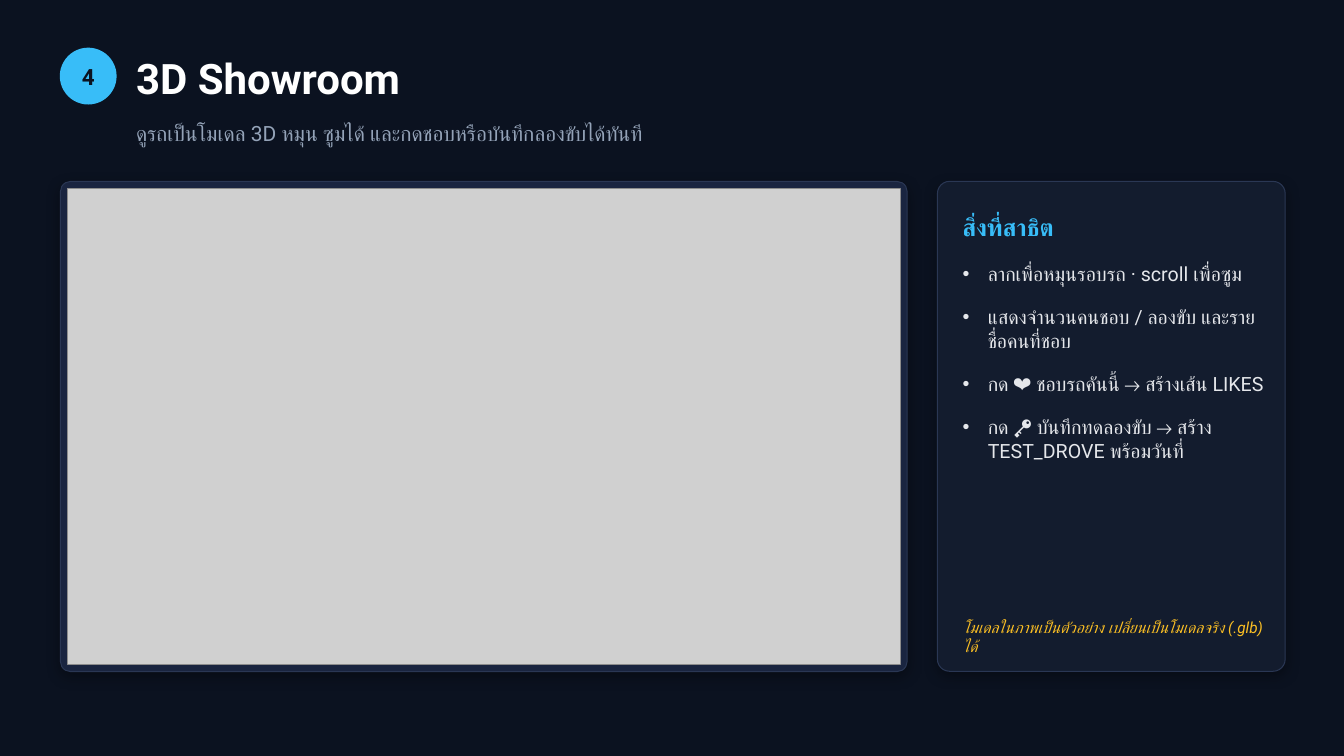
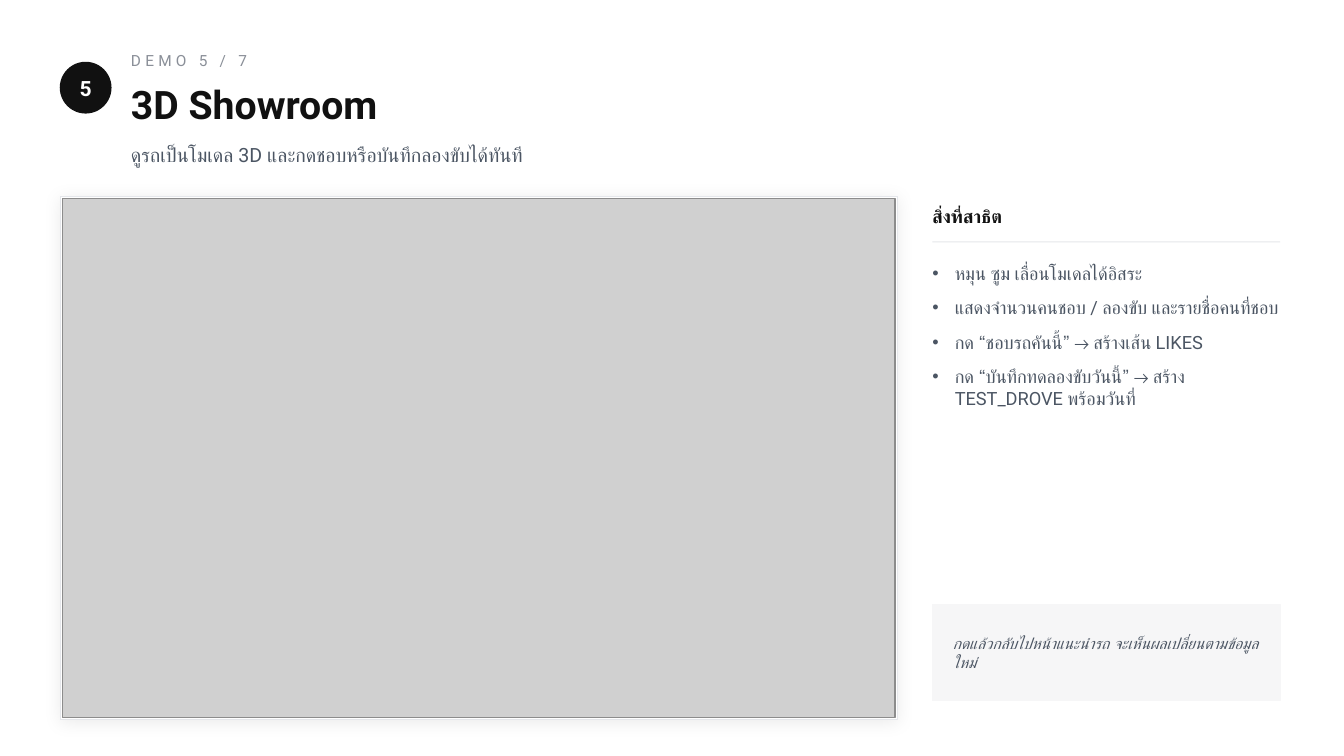
Before and after one commit to pxrawit/carRecommender, a slide deck: slide 13 of Car_Recommended_Presentation.pptx (slide 12 before the commit). Drawn at 1344x756 pixels with LibreOffice and Linux fonts; fonts in the diff are those of the drawing; grey boxes stand for pictures. Boxes give left, top, right and bottom in pixels: in the first picture for what was removed or moved away, otherwise in the second. Text is boxed around its words. In the diff, an @@ line names an element or a change of style, - is before the commit and + after.

```diff
--- a/Car_Recommended_Presentation.pptx
+++ b/Car_Recommended_Presentation.pptx
@@ background #0B1220 to #FFFFFF @@
@@ text added at (131, 55, 247, 66), 11 pt, text #8A8F98 @@
+DEMO 5 / 7
@@ ellipse: place and size @@
-ellipse at (60, 48, 116, 104)
+ellipse at (60, 63, 111, 113)
@@ ellipse at (60, 63, 111, 113): fill #38BDF8 to #111111; outline #38BDF8 1 pt to #111111 1 pt @@
@@ text added at (80, 81, 92, 97), 15 pt, text #FFFFFF, bold @@
+5
@@ text removed at (82, 69, 95, 85) @@
-4
@@ text "3D Showroom": place and size @@
-text "3D Showroom" at (136, 62, 400, 95)
+text "3D Showroom" at (131, 89, 378, 120)
@@ text "3D Showroom" at (131, 89, 378, 120): size 30 to 28 pt, text colour #FFFFFF to #111111 @@
@@ text at (131, 146, 522, 168): text changed; size 15 to 14 pt; text colour #94A3B8 to #4B5563 @@
-ดูรถเป็นโมเดล 3D หมุน ซูมได้ และกดชอบหรือบันทึกลองขับได้ทันที
+ดูรถเป็นโมเดล 3D และกดชอบหรือบันทึกลองขับได้ทันที
@@ rounded rectangle removed at (60, 181, 907, 671) @@
@@ rectangle added at (60, 197, 897, 720), fill #FFFFFF, outline #E5E7EB 0.75 pt @@
@@ picture: place and size @@
-picture at (68, 189, 900, 664)
+picture at (63, 199, 895, 718)
@@ text "สิ่งที่สาธิต": place and size @@
-text "สิ่งที่สาธิต" at (963, 217, 1054, 237)
+text "สิ่งที่สาธิต" at (932, 210, 1002, 224)
@@ text "สิ่งที่สาธิต" at (932, 210, 1002, 224): size 17 to 13 pt, text colour #38BDF8 to #111111 @@
@@ rounded rectangle removed at (938, 181, 1286, 671) @@
@@ text "หมุน ซูม เลื่อนโมเดลได้อิสระ": place and size @@
-text "หมุน ซูม เลื่อนโมเดลได้อิสระ" at (988, 266, 1264, 460)
+text "หมุน ซูม เลื่อนโมเดลได้อิสระ" at (955, 266, 1279, 407)
@@ line added from (933, 242) to (1280, 242), #E5E7EB 0.75 pt @@
@@ text at (955, 266, 1142, 286): text changed; size 14 to 13 pt; text colour #E5E7EB to #4B5563 @@
-• ลากเพื่อหมุนรอบรถ · scroll เพื่อซูม
+• หมุน ซูม เลื่อนโมเดลได้อิสระ
@@ text at (955, 300, 1279, 314): size 14 to 13 pt, text colour #E5E7EB to #4B5563 in "แสดงจำนวนคนชอบ / ลองขับ และรายชื่อคนที่ชอบ"; indent changed; less space between paragraphs @@
@@ text at (955, 335, 1203, 407): text changed; size 14 to 13 pt; text colour #E5E7EB to #4B5563 @@
-• กด ❤ ชอบรถคันนี้ → สร้างเส้น LIKES
-• กด 🔑 บันทึกทดลองขับ → สร้าง TEST_DROVE พร้อมวันที่
+• กด “ชอบรถคันนี้” → สร้างเส้น LIKES
+• กด “บันทึกทดลองขับวันนี้” → สร้าง TEST_DROVE พร้อมวันที่
@@ rectangle added at (933, 605, 1280, 701), fill #F6F6F7, outline #F6F6F7 1 pt @@
@@ text removed at (963, 621, 1263, 652) @@
-โมเดลในภาพเป็นตัวอย่าง เปลี่ยนเป็นโมเดลจริง (.glb) ได้
@@ text added at (953, 637, 1259, 655), 11 pt, text #4B5563, italic @@
+กดแล้วกลับไปหน้าแนะนำรถ จะเห็นผลเปลี่ยนตามข้อมูลใหม่
```
Also in this commit, not shown: 13 other slides changed, 3 slides added, 2 slides removed.
